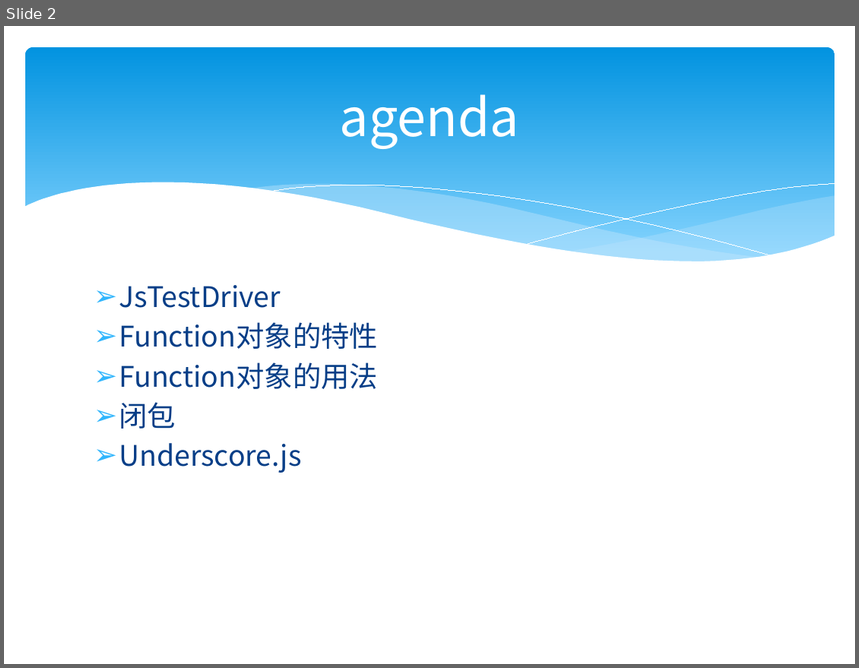
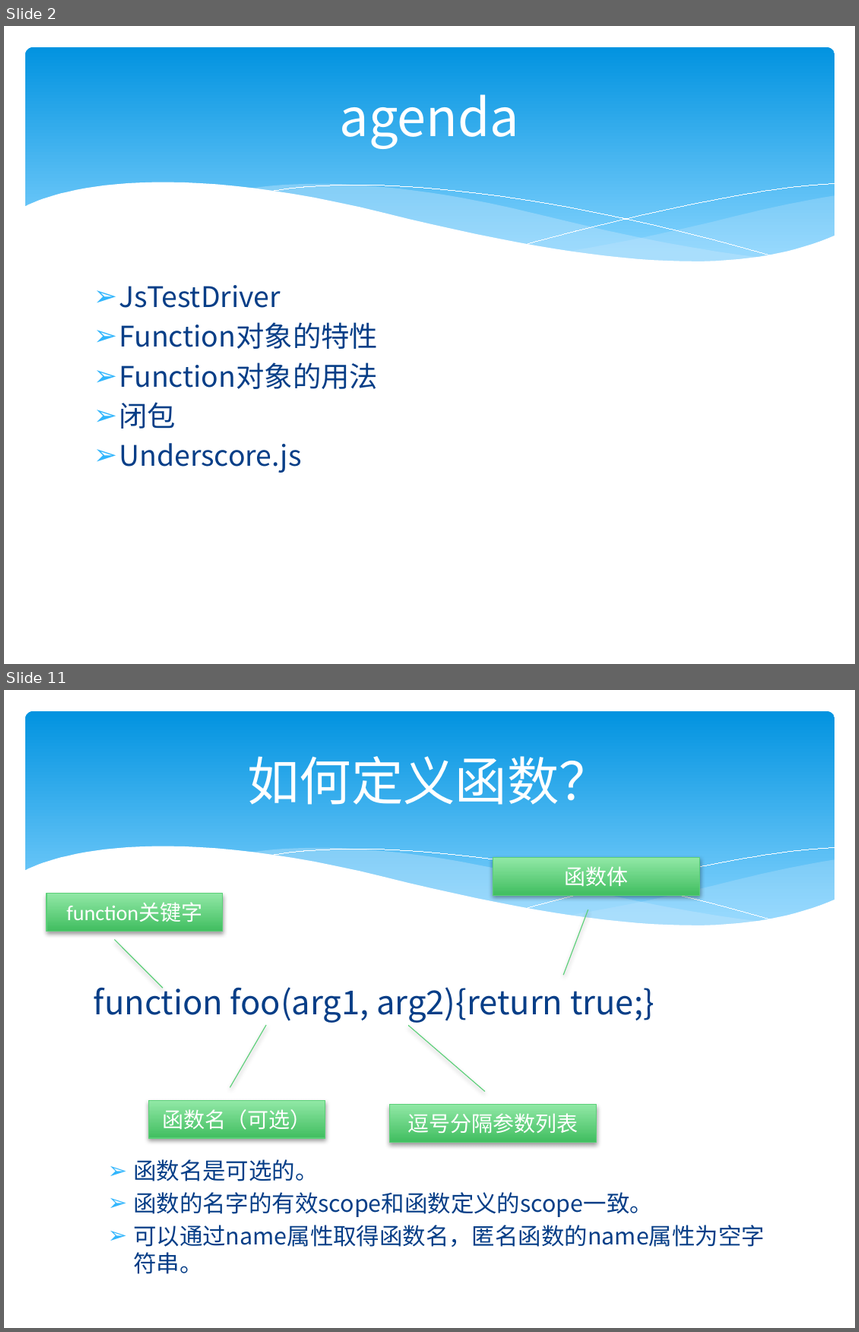
Before and after one commit to zjumty/jsfunc_training, a slide deck: JavaScriptFunctionObject.pptx. Shown one above the other, each under a label of ours: slide 2 before the commit, slides 2 and 11 after it; the slides between them are not shown. The pictures are 859x668 and 859x1332 pixels, drawn with LibreOffice and Linux fonts; fonts in the diff are those of the drawing. Boxes give left, top, right and bottom in pixels: in the first picture for what was removed or moved away, otherwise in the second. Text is boxed around its words. In the diff, an @@ line names an element or a change of style, - is before the commit and + after.

Commit message:
add function scope

```diff
--- a/JavaScriptFunctionObject.pptx
+++ b/JavaScriptFunctionObject.pptx
@@ slide 11 added at (4, 690, 855, 1328), background #FFFFFF; not listed: 6 template elements that a slide beside it also shows @@
@@ title added at (247, 756, 611, 805), 44 pt, text #FFFFFF @@
+如何定义函数？
@@ border callout added at (493, 858, 700, 895), fill gradient #92E8A6 to #41BF60, outline #5BD078 0.75 pt, 18 pt, text #FFFFFF @@
+函数体
@@ border callout added at (47, 894, 223, 931), fill gradient #92E8A6 to #41BF60, outline #5BD078 0.75 pt, 18 pt, text #FFFFFF @@
+function关键字
@@ text added at (94, 981, 655, 1023), 28 pt, text #073E87 @@
+function foo(arg1, arg2){return true;}
@@ border callout added at (148, 1100, 325, 1138), fill gradient #92E8A6 to #41BF60, outline #5BD078 0.75 pt, 18 pt, text #FFFFFF @@
+函数名（可选）
@@ border callout added at (389, 1104, 597, 1142), fill gradient #92E8A6 to #41BF60, outline #5BD078 0.75 pt, 18 pt, text #FFFFFF @@
+逗号分隔参数列表
@@ text added at (133, 1160, 765, 1274), 19.6 pt, text #073E87 @@
+➢ 函数名是可选的。
+➢ 函数的名字的有效scope和函数定义的scope一致。
+➢ 可以通过name属性取得函数名，匿名函数的name属性为空字符串。
```
Also in this commit, not shown: 1 slide changed, 7 other slides added, 3 other files.
